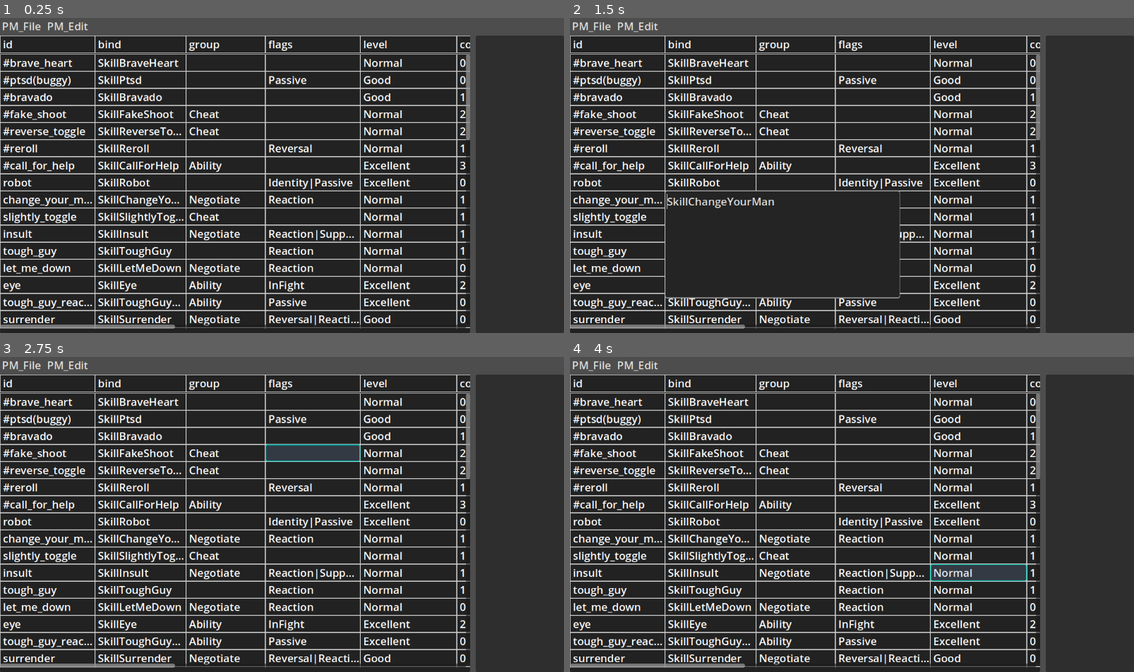
Above: before the commit, frames 1-4 (two rows, left to right).
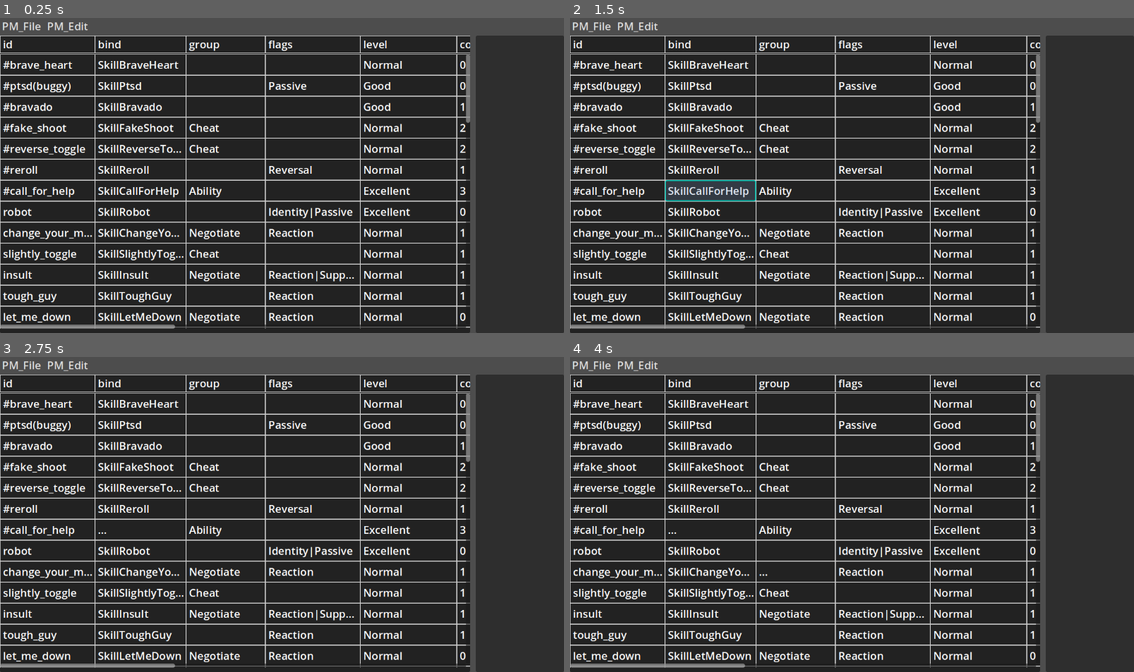
Above: after the commit, the same moments.

Repository: CoolDove/tabro
Game: Godot game, scene res://main.tscn
The game is run twice, just before and just after one commit, with the same random seed, the same clock (stepped at 60 frames per second) and the same inputs.
Inputs (mouse positions are in pixels of both pictures, inside the frame that each line leads up to):
- Up to frame 1 (0.25 s): no input
- Up to frame 2 (1.5 s): tap Enter at 0.5 s; move the mouse to (806, 184) at 0.52 s; hold Ctrl 0.53-1.28 s; click (806, 184) at 0.67 s; tap Space at 1.25 s; move the mouse to (739, 191) at 1.27 s; tap Ctrl at 1.35 s; click (739, 191) at 1.42 s
- Up to frame 3 (2.75 s): tap Enter at 2, 2.1 s; move the mouse to (338, 445) at 2.02 s; hold Ctrl from 2.03 s (still down); click (338, 445) at 2.17 s
- Up to frame 4 (4 s): tap Space at 2.75 s; move the mouse to (823, 577) at 2.77 s; release Ctrl at 2.78 s; tap Ctrl at 2.85 s; click (823, 577) at 2.92 s; tap Enter at 3.5 s; move the mouse to (1021, 561) at 3.52 s; hold Ctrl from 3.53 s (still down); click (1021, 561) at 3.67 s

The runs differ from the first frame. In frame 1, 24% of the frame differs, in the area x 0-84%, y 12-99%; in frame 2, 22%; in frame 3, 24%; in frame 4, 24%.

Commit message:
fix cell height and add some animation

Diff:
--- a/scenes/cell_value_edit.gd
+++ b/scenes/cell_value_edit.gd
@@ -13,6 +13,12 @@
 signal on_edit_finish(value)
 signal on_edit_cancel
 
+func close():
+	var twn = create_tween()
+	twn.parallel().tween_property(self, "modulate", Color(1,1,1, 0), 0.15)
+	twn.parallel().tween_property(self, "size", Vector2(0,0), 0.15)
+	twn.tween_callback(queue_free)
+
 func _init(value: Variant = null, type:CellType=CellType.STRING):
 	self.initial_value = value
 	self.cell_type = type
@@ -26,7 +32,9 @@
 				if _canceled:
 					return
 				on_edit_finish.emit(te.text)
-				queue_free()
+				te.focus_mode = Control.FOCUS_NONE
+				te.editable = false
+				close()
 			)
 			_editor = te
 
@@ -61,8 +69,8 @@
 		if e is InputEventKey:
 			if e.keycode == KEY_ESCAPE and e.pressed:
 				_canceled = true
-				queue_free()
 				on_edit_cancel.emit()
+				close()
 			elif e.keycode == KEY_ENTER and e.ctrl_pressed:
 				te.release_focus()
 	)
--- a/scenes/table_edit.gd
+++ b/scenes/table_edit.gd
@@ -94,22 +94,26 @@
 			match event.button_index:
 				MOUSE_BUTTON_WHEEL_UP:
 					var th = Main.instance.theme
-					th.default_font_size = min(th.default_font_size + 1, cell_height)
+					th.default_font_size = min(th.default_font_size + 1, 64)
 					refresh()
 				MOUSE_BUTTON_WHEEL_DOWN:
 					var th = Main.instance.theme
-					th.default_font_size = max(th.default_font_size - 1, 6)
+					th.default_font_size = max(th.default_font_size - 1, 12)
 					refresh()
 		else:
 			match event.button_index:
 				MOUSE_BUTTON_LEFT:
-					if is_hover_cell_valid:
+					if event.is_released() and is_hover_cell_valid:
 						var celledit = _get_celledit_from_hover_cell(hover_cell)
 						var data_row_idx = hover_cell.y + 1
 						var data_col_idx = hover_cell.x
 						if celledit != null:
 							var edit = CellValueEdit.new(data.records[data_row_idx][data_col_idx], CellValueEdit.CellType.STRING)
-							edit.size = Vector2(480, 220)
+							var twn = create_tween()
+							edit.size = Vector2.ZERO
+							edit.modulate = Color(1,1,1,0)
+							twn.parallel().tween_property(edit, "size", Vector2(480, 220), 0.1)
+							twn.parallel().tween_property(edit, "modulate", Color.WHITE, 0.2)
 							add_child(edit)
 							edit.global_position = celledit.global_position
 							cell_value_edit = edit
@@ -138,7 +142,6 @@
 		new_hover_cell = Vector2i(hoverx, hovery)
 	if new_hover_cell == hover_cell:
 		return
-	# var old_hover_celledit = _get_celledit_from_hover_cell(hover_cell)
 	var new_hover_celledit = _get_celledit_from_hover_cell(new_hover_cell)
 	if hover_cell != new_hover_cell:
 		var old_parent = _grid_hover_highlight_mark.get_parent()
@@ -149,6 +152,7 @@
 			new_hover_celledit.add_child(_grid_hover_highlight_mark, false, INTERNAL_MODE_BACK)
 		queue_redraw()
 	hover_cell = new_hover_cell
+	await get_tree().process_frame
 
 func _get_celledit_from_hover_cell(hover: Vector2i) -> Control:
 	if hover.x < 0 or hover.y < 0 or hover.y > data.records.size() - 2 or hover.x > fields.size() - 1:
@@ -161,6 +165,9 @@
 func refresh():
 	if data == null:
 		return
+
+	var th = Main.instance.theme
+	cell_height = max(th.default_font.get_height(th.default_font_size) + 12, 28)
 
 	grid.custom_minimum_size.y = cell_height * data.records.size()
 
@@ -221,7 +228,6 @@
 			else:
 				celledit.text = "%s" % content
 			celledit.custom_minimum_size = Vector2(fields[f].width, cell_height)
-	cell_height = max(Main.instance.theme.default_font_size + 12, 32)
 
 # You can always call this after either creating a celledit or getting from a pool
 func _initialize_celledit(celledit: Label):
